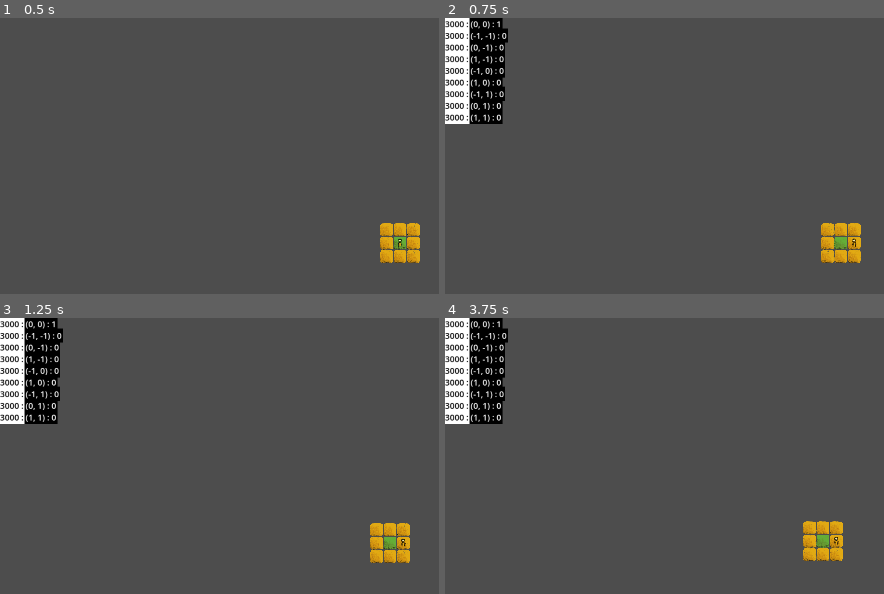
Above: before the commit, frames 1-4 (two rows, left to right).
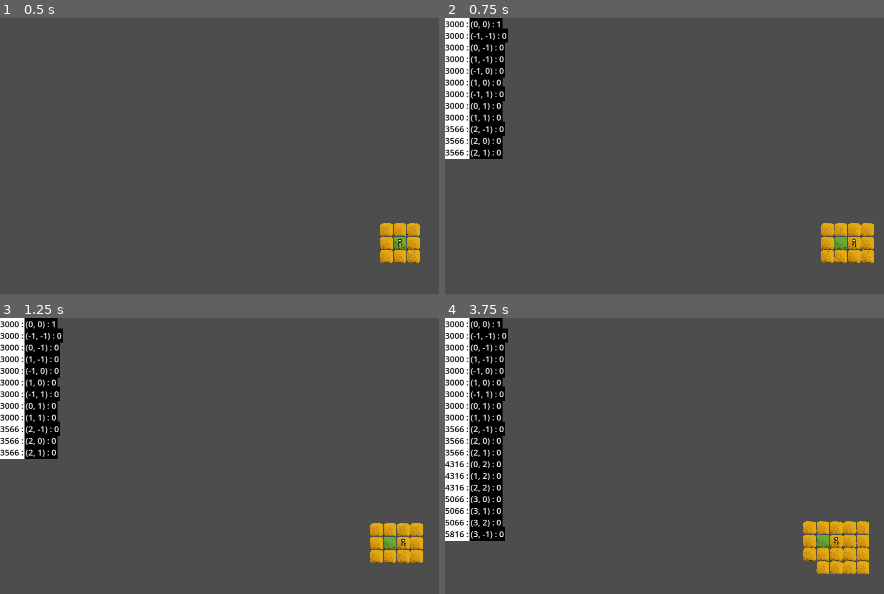
Above: after the commit, the same moments.

Repository: arrayewhy/Worlds
Game: Godot game, scene res://Scenes/Main.tscn
Two runs of this game, one before a commit and one after it. Both use one fixed random seed, a clock stepped at 60 frames per second and the inputs below. The project has no main scene, so this scene is started directly.
Inputs:
- Up to frame 1 (0.5 s): no input
- Up to frame 2 (0.75 s): tap Enter at 0.5 s; hold D (Right) from 0.53 s (still down); tap ` (Tilde) at 0.6 s
- Up to frame 3 (1.25 s): keep holding D (Right)
- Up to frame 4 (3.75 s): release D (Right) at 1.28 s; hold S (Down) 1.28-2.03 s; tap ` (Tilde) every 0.75 s from 1.35 to 3.6 s; hold D (Right) 2.03-2.78 s; hold W (Up) 2.78-3.53 s; hold A (Left) from 3.53 s (still down)

Frame 1 is identical in both runs. In frame 2, 2.0% of the frame differs, in the area x 0-98%, y 37-89%; in frame 3, 2.0%; in frame 4, 6.6%, in the area x 0-97%, y 37-93%.

Commit message:
Update [Player Script to call Spawn Around on Move]

Diff:
--- a/worlds/Scenes/Main.tscn
+++ b/worlds/Scenes/Main.tscn
@@ -4,66 +4,7 @@
 [ext_resource type="Script" path="res://Scripts/Mover.gd" id="1_vinv6"]
 [ext_resource type="Script" path="res://Scripts/Player.gd" id="2_54uhw"]
 [ext_resource type="Script" path="res://Scripts/Button-Movement.gd" id="2_chx15"]
-
-[sub_resource type="GDScript" id="GDScript_1augw"]
-resource_name = "Biome-Spawner"
-script/source = "extends Node;
-
-@export var biomeHolder:Node;
-
-var discoveredBiomes = {};
-
-func _ready() -> void:
-	Spawn_InitialBiomes();
-
-func Spawn_InitialBiomes() -> void:
-	SpawnBiome(Vector2i.ZERO, Biome.Type.Grass);
-	SpawnRandomBiomes_3x3(Vector2i.ZERO);
-
-# Single Biome
-
-func SpawnBiome(gPos:Vector2i, type:Biome.Type) -> void:
-
-	var newBiome = Instantiate_BiomeNode(type);
-
-	biomeHolder.add_child(newBiome);
-	newBiome.position = gPos * World.cellSize;
-
-	Record_DiscoveredBiomes({gPos:type});
-
-	InGameDebugger.Say(str(gPos, \" : \", discoveredBiomes[gPos]), true);
-
-func Instantiate_BiomeNode(type:Biome.Type) -> Node2D:
-	return Biome.Get_BiomePrefab(type).instantiate();
-
-func Record_DiscoveredBiomes(biomes:Dictionary) -> void:
-	for key in biomes.keys():
-		discoveredBiomes[key] = biomes.get(key);
-
-# Multiple Biomes
-
-func SpawnRandomBiomes_3x3(gPos:Vector2i) -> void:
-
-	var surrounding = Get_GridPosArray3x3(gPos);
-	surrounding = Remove_Occupied(surrounding);
-
-	for e in surrounding:
-		SpawnBiome(e, Biome.Type.Earth);
-
-func Get_GridPosArray3x3(gPos:Vector2i) -> Array:
-	return [
-		gPos + Vector2i(-1,-1), gPos + Vector2i.UP, gPos + Vector2i(1,-1),
-		gPos + Vector2i.LEFT, gPos + Vector2i.RIGHT,
-		gPos + Vector2i(-1,1), gPos + Vector2i.DOWN, gPos + Vector2i(1,1),
-		];
-
-func Remove_Occupied(gPosArray:Array) -> Array:
-	var empties = [];
-	for gPos in gPosArray:
-		if !discoveredBiomes.has(gPos):
-			empties.append(gPos);
-	return empties;
-"
+[ext_resource type="Script" path="res://Scripts/Biome-Spawner.gd" id="5_nwltf"]
 
 [node name="World" type="Node2D"]
 
@@ -87,6 +28,8 @@
 [node name="Button-Movement" type="Node" parent="Player"]
 script = ExtResource("2_chx15")
 
-[node name="Biome-Holder" type="Node" parent="." node_paths=PackedStringArray("biomeHolder")]
-script = SubResource("GDScript_1augw")
-biomeHolder = NodePath(".")
+[node name="Biome-Spawner" type="Node" parent="Player" node_paths=PackedStringArray("biomeHolder")]
+script = ExtResource("5_nwltf")
+biomeHolder = NodePath("../../Biome-Holder")
+
+[node name="Biome-Holder" type="Node" parent="."]
--- /dev/null
+++ b/worlds/Scripts/Biome-Spawner.gd
@@ -0,0 +1,52 @@
+extends Node;
+
+@export var biomeHolder:Node;
+
+var discoveredBiomes = {};
+
+func _ready() -> void:
+	get_parent().SpawnAround.connect(SpawnRandomBiomes_3x3);
+
+# Single Biome
+
+func SpawnBiome(gPos:Vector2i, type:Biome.Type) -> void:
+
+	var newBiome = Instantiate_BiomeNode(type);
+
+	biomeHolder.add_child(newBiome);
+	newBiome.position = gPos * World.cellSize;
+
+	Record_DiscoveredBiomes({gPos:type});
+
+	InGameDebugger.Say(str(gPos, " : ", discoveredBiomes[gPos]), true);
+
+func Instantiate_BiomeNode(type:Biome.Type) -> Node2D:
+	return Biome.Get_BiomePrefab(type).instantiate();
+
+func Record_DiscoveredBiomes(biomes:Dictionary) -> void:
+	for key in biomes.keys():
+		discoveredBiomes[key] = biomes.get(key);
+
+# Multiple Biomes
+
+func SpawnRandomBiomes_3x3(gPos:Vector2i) -> void:
+
+	var surrounding = Get_GridPosArray3x3(gPos);
+	surrounding = Remove_Occupied(surrounding);
+
+	for e in surrounding:
+		SpawnBiome(e, Biome.Type.Earth);
+
+func Get_GridPosArray3x3(gPos:Vector2i) -> Array:
+	return [
+		gPos + Vector2i(-1,-1), gPos + Vector2i.UP, gPos + Vector2i(1,-1),
+		gPos + Vector2i.LEFT, gPos + Vector2i.RIGHT,
+		gPos + Vector2i(-1,1), gPos + Vector2i.DOWN, gPos + Vector2i(1,1),
+		];
+
+func Remove_Occupied(gPosArray:Array) -> Array:
+	var empties = [];
+	for gPos in gPosArray:
+		if !discoveredBiomes.has(gPos):
+			empties.append(gPos);
+	return empties;
--- a/worlds/Scripts/Player.gd
+++ b/worlds/Scripts/Player.gd
@@ -1,22 +1,39 @@
 extends Node2D;
 
+@onready var biomeSpawner = $"Biome-Spawner";
 @onready var buttonMovement = $"Button-Movement";
 
 @export var camMover:Node;
+
+var currGridPos := Vector2i(0,0);
+
+signal SpawnAround(pos);
+
+func _ready() -> void:
+	Spawn_InitialBiomes();
 
 func _process(_delta: float) -> void:
 
 	# Check Directional Input
 
-	var inputDir:Vector2 = buttonMovement.Get_InputDirection();
+	var inputDir:Vector2i = buttonMovement.Get_InputDirection();
 
-	if inputDir == Vector2(0,0):
+	if inputDir == Vector2i(0,0):
 		return;
 
-	var targPos = position + inputDir * World.cellSize;
+	# Update Current Grid Position
+	currGridPos += inputDir;
+
+	SpawnAround.emit(currGridPos);
+
+	var targPos = position + Vector2(inputDir) * World.cellSize;
 
 	# Move Player
 	position = targPos;
 
 	# Move Camera
 	camMover.StartMove(targPos);
+
+func Spawn_InitialBiomes() -> void:
+	biomeSpawner.SpawnBiome(Vector2i(0,0), Biome.Type.Grass);
+	biomeSpawner.SpawnRandomBiomes_3x3(Vector2i(0,0));
